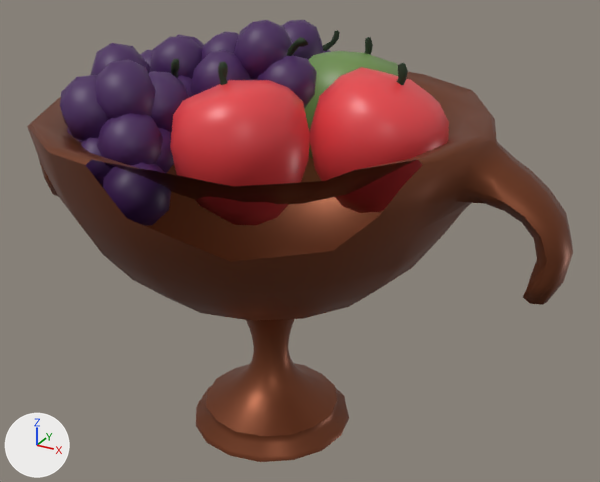
The FBX model T.I. 5 - RPG/Assets/FBX/SceneObjects/Greek/Fruteira.fbx, before and after one commit.
Rendered twice from a camera (50 mm lens) standing at (0.51, -0.845, 0.698) and looking at (0.036, 0.017, 0.267). Lighting does not change. The marker at lower left points along +X, +Y and +Z. Everything nearer to the camera than a plane just in front of the edit is cut away. Where no turn or scale is listed for an object, it has been applied to the vertices.

Objects in the first picture: 'Fruteira'.
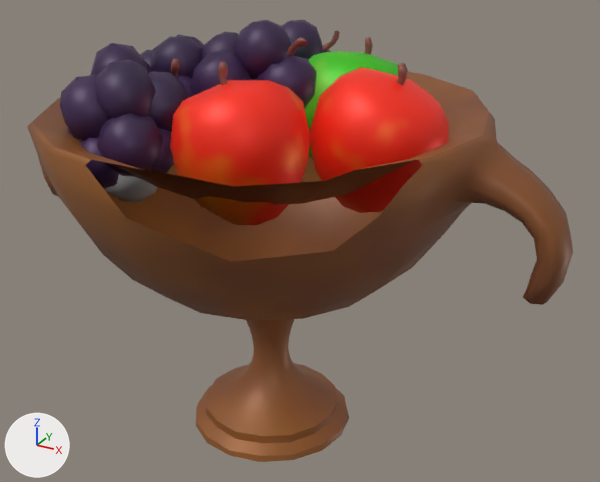
Diff of the bpy script that builds the scene:
```diff
--- a/T.I. 5 - RPG/Assets/FBX/SceneObjects/Greek/Fruteira.fbx.py
+++ b/T.I. 5 - RPG/Assets/FBX/SceneObjects/Greek/Fruteira.fbx.py
@@ img_fruitbowlalbedo_png @@
+img_fruitbowlalbedo_png = load_image('FruitBowlAlbedo.png', '../../../MatImages/ObjectsTex/FruitBowlAlbedo.png', 2048, 2048, 'sRGB')
@@ mat_fruitbowlmat @@
+mat_fruitbowlmat = principled_material('FruitBowlMat')
+mat_fruitbowlmat.texture = img_fruitbowlalbedo_png
+mat_fruitbowlmat.metallic = 0.2
@@ me_fruteira_001 @@
 # used by ob_fruteira; location = (0.0, 0.0, 0.0)
-me_fruteira_001.from_pydata(...)  # 2945 vertices, 4584 faces; spans x -0.376..0.376, y -0.278..0.278, z 0.0..0.545
+me_fruteira_001.from_pydata(...)  # 2731 vertices, 3163 faces; spans x -0.376..0.376, y -0.278..0.278, z 0.0..0.545
+# me_fruteira_001 part 1: 7 loose pieces with 214 vertices, spanning x -0.163..-0.018, y -0.222..0.109, z 0.347..0.475, are deleted
+# me_fruteira_001 part 2: 572 faces spanning x -0.376..0.376, y -0.278..0.278, z 0.0..0.446 switch from mat_bronzetemp (brown #7d4327) to mat_fruitbowlmat (picture img_fruitbowlalbedo_png)
+# me_fruteira_001 part 3: 64 faces spanning x -0.048..0.225, y -0.178..0.074, z 0.337..0.502 switch from mat_vermelhotemp (red #e74449) to mat_fruitbowlmat (picture img_fruitbowlalbedo_png)
+# me_fruteira_001 part 4: 1244 faces spanning x -0.191..0.064, y -0.207..0.198, z 0.348..0.545 switch from mat_roxotemp (dark purple #48245e) to mat_fruitbowlmat (picture img_fruitbowlalbedo_png)
+# me_fruteira_001 part 5: 192 faces spanning x -0.176..0.178, y -0.105..0.186, z 0.463..0.53 switch from mat_verdeescurotemp (dark green #1b3117) to mat_fruitbowlmat (picture img_fruitbowlalbedo_png)
+# me_fruteira_001 part 6: 46 faces spanning x -0.011..0.142, y 0.02..0.172, z 0.336..0.5 switch from mat_verdeclarotemp (green #6c8f4d) to mat_fruitbowlmat (picture img_fruitbowlalbedo_png)
```

Changed parts and their boxes (x1, y1, x2, y2) in the pictures (600 x 482 px):
part 1 of me_fruteira_001, deleted (purple)
    before: (103, 163, 171, 226)
part 2 of me_fruteira_001, recoloured
    both: (27, 72, 572, 462)
part 3 of me_fruteira_001, recoloured
    both: (178, 68, 449, 224)
part 4 of me_fruteira_001, recoloured
    both: (60, 20, 324, 176)
part 5 of me_fruteira_001, recoloured
    both: (171, 35, 405, 85)
part 6 of me_fruteira_001, recoloured
    both: (309, 51, 398, 81)
